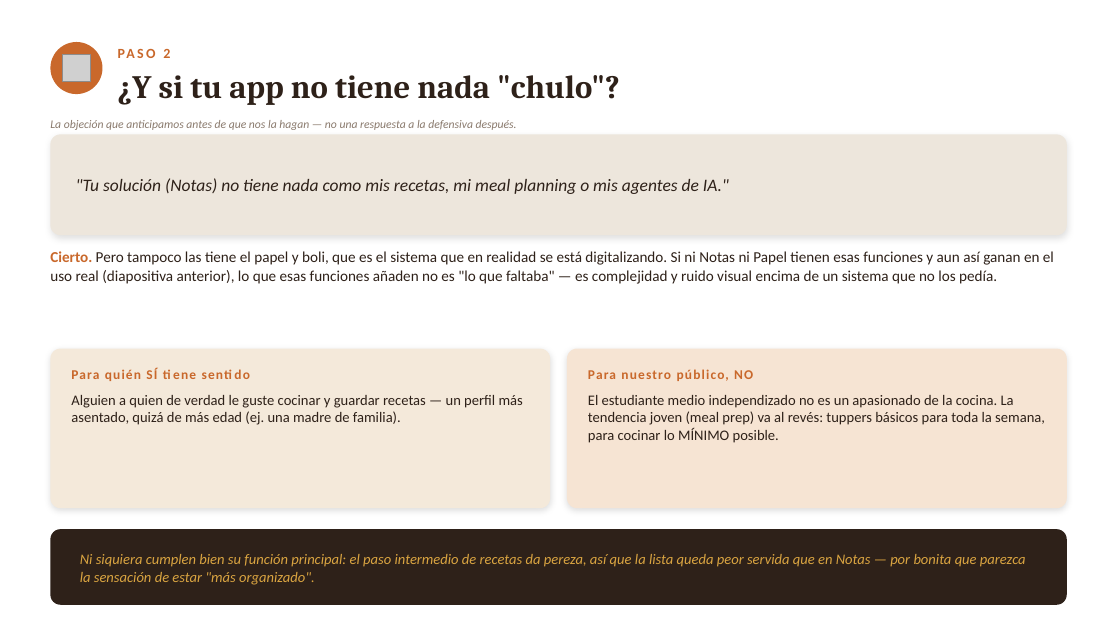
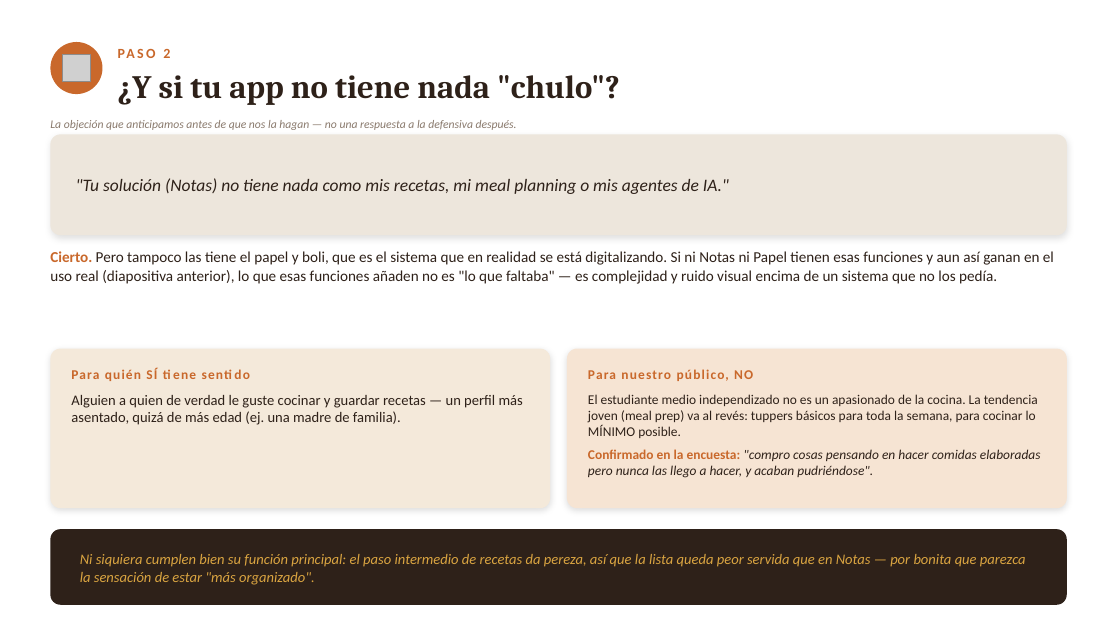
Before and after one commit to lagoanadia/Larder, a slide deck: slide 4 of docs/larder-presentacion.pptx. Drawn at 1120x630 pixels with LibreOffice and Linux fonts; fonts in the diff are those of the drawing; grey boxes stand for pictures. Boxes give left, top, right and bottom in pixels: in the first picture for what was removed or moved away, otherwise in the second. Text is boxed around its words. In the diff, an @@ line names an element or a change of style, - is before the commit and + after.

```diff
--- a/docs/larder-presentacion.pptx
+++ b/docs/larder-presentacion.pptx
@@ text at bbox=[588, 394, 1038, 438]: size 12.5 to 11.5 pt in "El estudiante medio independizado no es un ..."; more space between paragraphs @@
@@ text at bbox=[588, 449, 1041, 478]: paragraph added @@
+Confirmado en la encuesta: "compro cosas pensando en hacer comidas elaboradas pero nunca las llego a hacer, y acaban pudriéndose".
```
Also in this commit, not shown: 2 other slides changed, 1 other file.
